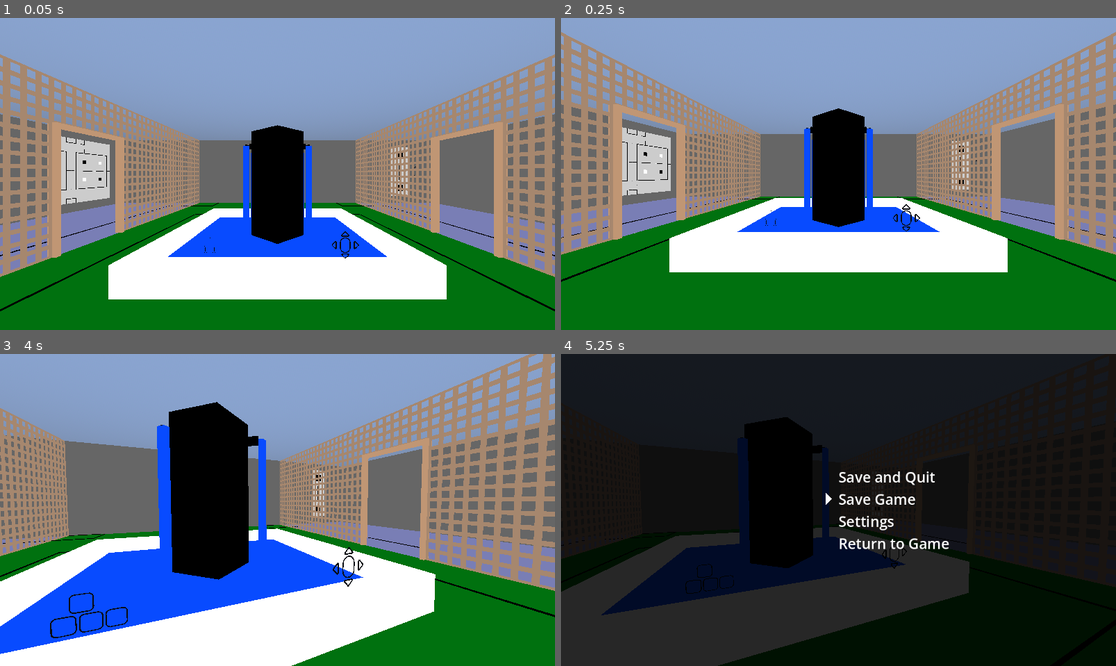
Above: before the commit, frames 1-4 (two rows, left to right).
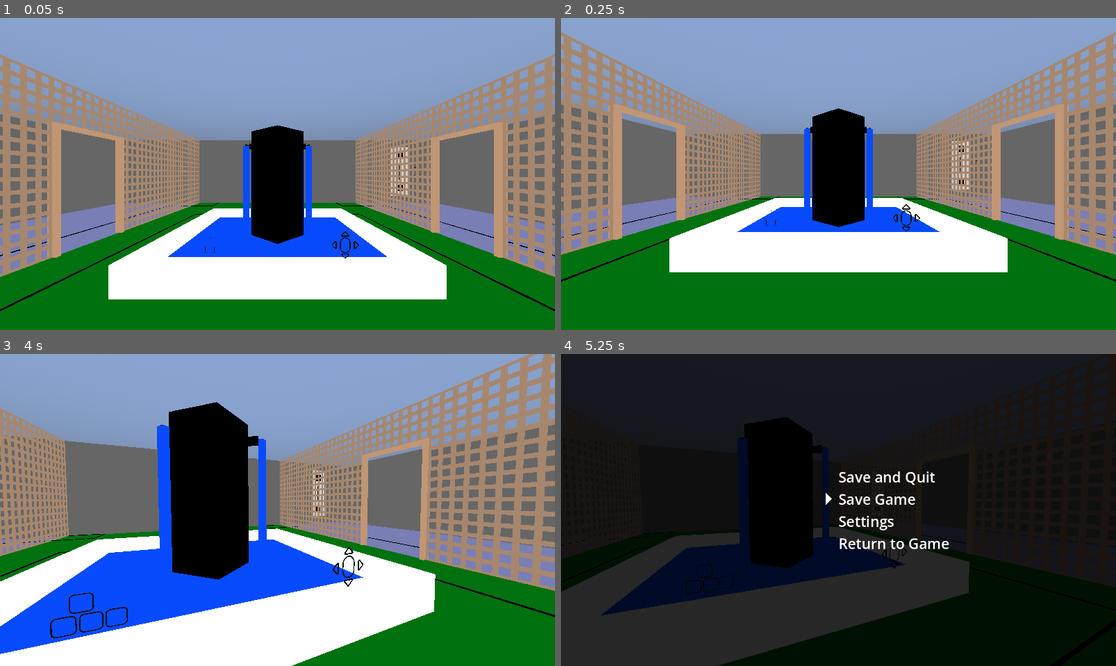
Above: after the commit, the same moments.

Repository: MarkRoss470/grid-puzzle-game
Game: Godot game, scene res://Main.tscn
Two runs of this game, one before a commit and one after it. Both use one fixed random seed, a clock stepped at 60 frames per second and the inputs below.
Inputs (mouse positions are in pixels of both pictures, inside the frame that each line leads up to):
- Up to frame 1 (0.05 s): no input
- Up to frame 2 (0.25 s): no input
- Up to frame 3 (4 s): tap Enter (ui_accept) at 0.5, 0.6, 0.77, 1.07, 1.52, 1.55, 1.82, 2, 2.3, 2.85, 3.02, 3.32, 3.77, 3.8 s; move the mouse to (271, 516) at 0.52 s; hold W (move_forward) 0.53-2.03 s; click (271, 516) at 0.67 s; move the mouse to (316, 513) at 1.27 s; tap Space (free_mouse) at 1.35, 3.6 s; click (316, 513) at 1.42 s; move the mouse to (111, 463) at 2.02 s; hold Shift (run) 2.03-2.78 s; hold A (move_left) 2.03-3.53 s; click (111, 463) at 2.17 s; tap R (reset) at 2.75 s; move the mouse to (305, 510) at 2.77 s; click (305, 510) at 2.92 s; move the mouse to (194, 432) at 3.52 s; hold S (move_backward) from 3.53 s (still down); click (194, 432) at 3.67 s
- Up to frame 4 (5.25 s): tap Enter (ui_accept) at 4.07, 4.52, 4.55, 4.82, 5, 5.1 s; tap Escape (pause) at 4.15 s; move the mouse to (960, 494) at 4.27 s; release S (move_backward) at 4.28 s; hold D (move_right) 4.28-5.03 s; tap Shift (run) at 4.35 s; click (960, 494) at 4.42 s; move the mouse to (727, 525) at 5.02 s; hold W (move_forward) from 5.03 s (still down); click (727, 525) at 5.17 s

The runs differ from the first frame. In frame 1, 1.7% of the frame differs, in the area x 11-20%, y 37-60%; in frame 2, 1.7%; in frame 3, less than 0.1%; in frame 4, less than 0.1%.

Commit message:
Added save / load system

Diff:
--- a/Main.tscn
+++ b/Main.tscn
@@ -400,9 +400,9 @@
 transform = Transform3D(1, 0, 0, 0, 1, 0, 0, 0, 1, -2.4, 0, 0)
 shape = SubResource("BoxShape3D_2v0sw")
 
-[node name="Splitter" type="Node" parent="Courtyard/Final Puzzle and Doors"]
+[node name="Splitter" type="Node" parent="Courtyard/Final Puzzle and Doors" node_paths=PackedStringArray("targets")]
 script = ExtResource("5_t78nx")
-target_paths = Array[NodePath]([NodePath("../Left Wire"), NodePath("../Right Wire")])
+targets = [NodePath("../Left Wire"), NodePath("../Right Wire")]
 params = Array[int]([0, 0])
 
 [node name="Right Wire" type="Path3D" parent="Courtyard/Final Puzzle and Doors" node_paths=PackedStringArray("on_complete")]
@@ -445,10 +445,10 @@
 mesh = SubResource("PlaneMesh_a654v")
 material = SubResource("StandardMaterial3D_3akgm")
 
-[node name="Squares Intro" type="Node3D" parent="Courtyard/Puzzles/Tutorial"]
+[node name="Squares Intro" type="Node3D" parent="Courtyard/Puzzles/Tutorial" node_paths=PackedStringArray("targets")]
 transform = Transform3D(-2.18557e-08, 0, -0.5, 0, 0.5, 0, 0.5, 0, -2.18557e-08, 9.5, 3.5, -8.5)
 script = ExtResource("5_t78nx")
-target_paths = Array[NodePath]([NodePath("Top Left"), NodePath("Top Right"), NodePath("Bottom Left"), NodePath("Bottom Right")])
+targets = [NodePath("Top Left"), NodePath("Top Right"), NodePath("Bottom Left"), NodePath("Bottom Right")]
 params = Array[int]([0, 0, 0, 0])
 
 [node name="Top Left" type="Node3D" parent="Courtyard/Puzzles/Tutorial/Squares Intro" node_paths=PackedStringArray("instance", "on_complete")]
@@ -491,10 +491,10 @@
 num_inputs = 4
 target = NodePath("../../Squares Practice")
 
-[node name="Squares Practice" type="Node3D" parent="Courtyard/Puzzles/Tutorial"]
+[node name="Squares Practice" type="Node3D" parent="Courtyard/Puzzles/Tutorial" node_paths=PackedStringArray("targets")]
 transform = Transform3D(-2.18557e-08, 0, -0.5, 0, 0.5, 0, 0.5, 0, -2.18557e-08, 9.5, 3.5, -2.5)
 script = ExtResource("5_t78nx")
-target_paths = Array[NodePath]([NodePath("Top Left"), NodePath("Bottom Right"), NodePath("Top Right"), NodePath("Bottom Left")])
+targets = [NodePath("Top Left"), NodePath("Bottom Right"), NodePath("Top Right"), NodePath("Bottom Left")]
 params = Array[int]([0, 0, 0, 0])
 
 [node name="Top Left" type="Node3D" parent="Courtyard/Puzzles/Tutorial/Squares Practice" node_paths=PackedStringArray("instance", "on_complete")]
@@ -537,10 +537,10 @@
 num_inputs = 4
 target = NodePath("../../Squares Challenges")
 
-[node name="Squares Challenges" type="Node3D" parent="Courtyard/Puzzles/Tutorial"]
+[node name="Squares Challenges" type="Node3D" parent="Courtyard/Puzzles/Tutorial" node_paths=PackedStringArray("targets")]
 transform = Transform3D(-4.37114e-08, 0, -1, 0, 1, 0, 1, 0, -4.37114e-08, 9.5, 3.5, 1.5)
 script = ExtResource("5_t78nx")
-target_paths = Array[NodePath]([NodePath("Left"), NodePath("Right"), NodePath("Reset Prompt")])
+targets = [NodePath("Left"), NodePath("Right"), NodePath("Reset Prompt")]
 params = Array[int]([0, 0, 0])
 
 [node name="Left" type="Node3D" parent="Courtyard/Puzzles/Tutorial/Squares Challenges" node_paths=PackedStringArray("instance", "on_complete")]
@@ -574,10 +574,10 @@
 script = ExtResource("6_4k3jo")
 target = NodePath("../../Coloured Squares Intro")
 
-[node name="Coloured Squares Intro" type="Node3D" parent="Courtyard/Puzzles/Tutorial"]
+[node name="Coloured Squares Intro" type="Node3D" parent="Courtyard/Puzzles/Tutorial" node_paths=PackedStringArray("targets")]
 transform = Transform3D(-0.429, 0, 3.75044e-08, 0, 0.429, 0, -3.75044e-08, 0, -0.429, 8.5, 3.5, 9.5)
 script = ExtResource("5_t78nx")
-target_paths = Array[NodePath]([NodePath("Top Left"), NodePath("Bottom Left"), NodePath("Bottom Right"), NodePath("Top Right")])
+targets = [NodePath("Top Left"), NodePath("Top Right"), NodePath("Bottom Left"), NodePath("Bottom Right")]
 params = Array[int]([0, 0, 0, 0])
 
 [node name="Top Left" type="Node3D" parent="Courtyard/Puzzles/Tutorial/Coloured Squares Intro" node_paths=PackedStringArray("instance", "on_complete")]
@@ -620,10 +620,10 @@
 num_inputs = 4
 target = NodePath("../../Coloured Squares Practice")
 
-[node name="Coloured Squares Practice" type="Node3D" parent="Courtyard/Puzzles/Tutorial"]
+[node name="Coloured Squares Practice" type="Node3D" parent="Courtyard/Puzzles/Tutorial" node_paths=PackedStringArray("targets")]
 transform = Transform3D(-0.5, 0, 1.49012e-08, 0, 0.5, 0, -1.49012e-08, 0, -0.5, 4.5, 3.5, 9.5)
 script = ExtResource("5_t78nx")
-target_paths = Array[NodePath]([NodePath("Top Left"), NodePath("Top Right"), NodePath("Bottom Left"), NodePath("Bottom Right")])
+targets = [NodePath("Top Left"), NodePath("Top Right"), NodePath("Bottom Left"), NodePath("Bottom Right")]
 params = Array[int]([0, 0, 0, 0])
 
 [node name="Top Left" type="Node3D" parent="Courtyard/Puzzles/Tutorial/Coloured Squares Practice" node_paths=PackedStringArray("instance", "on_complete")]
@@ -674,10 +674,10 @@
 on_complete = NodePath("../Key Puzzles Intro")
 load_on_start = false
 
-[node name="Key Puzzles Intro" type="Node3D" parent="Courtyard/Puzzles/Tutorial"]
+[node name="Key Puzzles Intro" type="Node3D" parent="Courtyard/Puzzles/Tutorial" node_paths=PackedStringArray("targets")]
 transform = Transform3D(-0.375, 0, -5.66234e-08, 0, 0.375, 0, 5.66234e-08, 0, -0.375, -5.5, 3.5, 9.5)
 script = ExtResource("5_t78nx")
-target_paths = Array[NodePath]([NodePath("Top Left"), NodePath("Top Right"), NodePath("Bottom Left"), NodePath("Bottom Right"), NodePath("Right Click Prompt")])
+targets = [NodePath("Top Left"), NodePath("Top Right"), NodePath("Bottom Left"), NodePath("Bottom Right"), NodePath("Right Click Prompt")]
 params = Array[int]([0, 0, 0, 0, 0])
 
 [node name="Top Left" type="Node3D" parent="Courtyard/Puzzles/Tutorial/Key Puzzles Intro" node_paths=PackedStringArray("key_hint_tile", "instance", "on_complete")]
@@ -786,10 +786,10 @@
 num_inputs = 4
 target = NodePath("../../Key Puzzles Practice")
 
-[node name="Key Puzzles Practice" type="Node3D" parent="Courtyard/Puzzles/Tutorial"]
+[node name="Key Puzzles Practice" type="Node3D" parent="Courtyard/Puzzles/Tutorial" node_paths=PackedStringArray("targets")]
 transform = Transform3D(-1.45559e-08, 0, 0.333, 0, 0.333, 0, -0.333, 0, -1.45559e-08, -9.5, 3.5, 8.5)
 script = ExtResource("5_t78nx")
-target_paths = Array[NodePath]([NodePath("Top Left"), NodePath("Bottom Left"), NodePath("Top Right"), NodePath("Bottom Right")])
+targets = [NodePath("Top Left"), NodePath("Bottom Left"), NodePath("Top Right"), NodePath("Bottom Right")]
 params = Array[int]([0, 0, 0, 0])
 
 [node name="Top Left" type="Node3D" parent="Courtyard/Puzzles/Tutorial/Key Puzzles Practice" node_paths=PackedStringArray("key_hint_tile", "instance", "on_complete")]
@@ -972,6 +972,7 @@
 puzzle_design = ExtResource("48_2l0wa")
 instance = NodePath("../../../../Tile")
 on_complete_param = null
+load_on_start = false
 tile_animation_time = null
 tile_animation_offset = null
 colour_base = null
--- a/project.godot
+++ b/project.godot
@@ -18,6 +18,7 @@
 [autoload]
 
 Settings="*res://scripts/Settings.gd"
+SaveManager="*res://scripts/SaveManager.gd"
 
 [editor_plugins]
 
--- a/scripts/CharacterController.gd
+++ b/scripts/CharacterController.gd
@@ -28,6 +28,19 @@
 
 # Called when the node enters the scene tree for the first time.
 func _ready():
+	self.add_to_group("savable")
+
+	if SaveManager.contains_key("player"):
+		var saved_state = SaveManager.get_state("player")
+
+		position.x = saved_state.position[0]
+		position.y = saved_state.position[1]
+		position.z = saved_state.position[2]
+
+		camera.rotation.x = saved_state.rotation[0]
+		camera.rotation.y = saved_state.rotation[1]
+		camera.rotation.z = saved_state.rotation[2]
+
 	Input.set_mouse_mode(Input.MOUSE_MODE_CAPTURED)
 
 	Settings.register_callback("mouse_sensitivity", func(new_value):
@@ -116,3 +129,9 @@
 		else:
 			Input.set_mouse_mode(Input.MOUSE_MODE_VISIBLE)
 			mouse_is_free = true
+
+func save():
+	SaveManager.set_state("player", {
+		"position": [position.x, position.y, position.z],
+		"rotation": [camera.rotation.x, camera.rotation.y, camera.rotation.z],
+	})
--- a/scripts/PauseMenu.gd
+++ b/scripts/PauseMenu.gd
@@ -135,10 +135,10 @@
 	if current_menu == Menu.PAUSE:
 		match selected:
 			PauseMenuItems.SAVE_AND_QUIT:
-				# TODO: save game first
+				SaveManager.save_all()
 				get_tree().quit()
 			PauseMenuItems.SAVE_GAME:
-				pass # TODO: save game
+				SaveManager.save_all()
 			PauseMenuItems.SETTINGS:
 				set_menu(Menu.SETTINGS)
 			PauseMenuItems.RETURN_TO_GAME:
--- a/scripts/PuzzleResponses/PuzzleResponseCombiner.gd
+++ b/scripts/PuzzleResponses/PuzzleResponseCombiner.gd
@@ -15,7 +15,7 @@
 
 	# If all the inputs are true, call the target's on_puzzle_solve_immediate
 	if solved_prevs.all(func(b): return b):
-		target.on_puzzle_solve_immediate(target_param)
+		(func(): target.on_puzzle_solve_immediate(target_param)).call_deferred()
 
 # Called on correct solution
 func on_puzzle_solve(i: int):
--- a/scripts/PuzzleResponses/PuzzleResponseObjectMotion.gd
+++ b/scripts/PuzzleResponses/PuzzleResponseObjectMotion.gd
@@ -22,7 +22,7 @@
 # Called if the puzzle was loaded as solved from a saved game
 # Should have the same effect as on_puzzle_solve but instantly
 func on_puzzle_solve_immediate(_i: int):
-	transform = end_transform
+	transform_progress = 1
 	solved = true
 
 # Called on correct solution
--- a/scripts/PuzzleResponses/PuzzleResponseSplitter.gd
+++ b/scripts/PuzzleResponses/PuzzleResponseSplitter.gd
@@ -2,10 +2,9 @@
 
 # Export parameters go here
 
-@export var target_paths: Array[NodePath]
 # This is to get around a bug in godot where Array[Node] can't be assigned to correctly
 # Should be changed when that is fixed
-@onready var targets := target_paths.map(get_node)
+@export var targets: Array[Node]
 
 @export var params: Array[int]
 @export var load_on_start := false
@@ -13,8 +12,11 @@
 # Called if the puzzle was loaded as solved from a saved game
 # Should have the same effect as on_puzzle_solve but instantly
 func on_puzzle_solve_immediate(_i: int):
+	print("Splitting immediately (", self.get_path(), ")")
+	print(targets)
+
 	for i in len(targets):
-		targets[i].on_puzzle_solve_immediate(params[i])
+		(func(): targets[i].on_puzzle_solve_immediate(params[i])).call_deferred()
 
 # Called on correct solution
 func on_puzzle_solve(_i: int):
@@ -28,6 +30,8 @@
 
 # Called when the node enters the scene tree for the first time.
 func _ready():
+	add_to_group("savable")
+
 	if load_on_start:
 		on_puzzle_solve_immediate(0)
 
--- a/scripts/PuzzleResponses/PuzzleResponseWire.gd
+++ b/scripts/PuzzleResponses/PuzzleResponseWire.gd
@@ -33,7 +33,7 @@
 func on_puzzle_solve_immediate(_i: int):
 	completed = true
 	signal_travel = 1
-	on_complete.on_puzzle_solve_immediate(on_complete_param)
+	(func(): on_complete.on_puzzle_solve_immediate(on_complete_param)).call_deferred()
 	wire_material.set_shader_parameter("signal_travel", signal_travel)
 
 # Called on correct solution
--- a/scripts/Puzzles/Puzzle.gd
+++ b/scripts/Puzzles/Puzzle.gd
@@ -40,6 +40,8 @@
 # Colours for a correct solution
 @export var colour_solved_base: Color = Color(0.6, 1, 0.6)
 @export var colour_solved_hover: Color = Color(0.5, 1, 0.5)
+
+var loaded := false
 
 # An array of all the tile load / unloads occuring
 # Each item is of the format [direction, progress]
@@ -63,8 +65,6 @@
 
 # Called when the node enters the scene tree for the first time.
 func _ready():
-	# TODO: load puzzle state from saved game
-
 	self.add_to_group("puzzles")
 	self.add_to_group("savable")
 
@@ -74,10 +74,27 @@
 		current_state.append([])
 		for y in puzzle_design.height:
 			tiles[x].append(null)
-			current_state[x].append(puzzle_design.icons[x][y].rotation)
+			current_state[x].append(0)
+
+	if SaveManager.contains_key(get_unique_string()):
+		var saved_state = SaveManager.get_state(get_unique_string())
+
+		for x in puzzle_design.width:
+			for y in puzzle_design.height:
+				current_state[x][y] = int(saved_state.rotations[x][y])
+
+		is_solved = saved_state.solved
+
+		if is_solved:
+			on_puzzle_solve_immediate(0)
+	else:
+		for x in puzzle_design.width:
+			for y in puzzle_design.height:
+				current_state[x][y] = puzzle_design.icons[x][y].rotation
 
 	# Load puzzles that should always be active
-	if load_on_start: on_puzzle_solve_immediate(0)
+	if load_on_start:
+		on_puzzle_solve_immediate(0)
 
 func add_wipe(direction: int):
 	last_wipe_direction = direction
@@ -89,6 +106,8 @@
 
 # Loads the puzzle with animation
 func load_puzzle():
+	loaded = true
+
 	# Don't load the puzzle if it's already loaded
 	if last_wipe_direction != 1:
 		add_wipe(1)
@@ -98,12 +117,19 @@
 
 # Unloads the puzzle with animation
 func unload_puzzle():
+	loaded = false
+
 	# Don't unload the puzzle if it's already not loaded
 	if last_wipe_direction != -1:
 		add_wipe(-1)
 
 # Loads the puzzle with no animation
 func on_puzzle_solve_immediate(_i: int):
+	# Don't load the puzzle more than once
+	if loaded: return
+
+	loaded = true
+
 	# Loop over columns in puzzle
 	for x in puzzle_design.width:
 		# Loop over cells in column
@@ -122,6 +148,9 @@
 
 	last_wipe_direction = 1
 	reset_tile_colours()
+
+	if is_solved and on_complete != null:
+		(func(): on_complete.on_puzzle_solve_immediate(on_complete_param)).call_deferred()
 
 # Called by a cell when it is clicked
 # direction = 1 -> clockwise
@@ -324,3 +353,18 @@
 
 func on_puzzle_unsolve(_i: int):
 	pass
+
+func get_unique_string() -> String:
+	return "puzzle_" + puzzle_design.resource_path
+
+func save():
+	# Don't save puzzles which are not loaded
+	# in order not to pollute the save file with unneeded data
+	if !loaded: return
+
+	var puzzle_state = {
+		"rotations": current_state,
+		"solved": is_solved,
+	}
+
+	SaveManager.set_state(get_unique_string(), puzzle_state)
--- a/scripts/Puzzles/SymbolPuzzle.gd
+++ b/scripts/Puzzles/SymbolPuzzle.gd
@@ -3,6 +3,7 @@
 
 class_name SymbolPuzzle
 
+# The regions of the current state
 var regions: Array[SolutionChecker.Region]
 
 func _ready():
--- /dev/null
+++ b/scripts/SaveManager.gd
@@ -0,0 +1,59 @@
+extends Node
+
+const default_save_path := "res://saves/default_save.json"
+const save_path := "user://save.json"
+
+var states: Dictionary
+
+# The time in seconds since the last time the game was saved
+var time_since_last_save := 0.0
+# Autosave every 2 minutes
+const seconds_between_autosaves := 120.0
+
+
+# Called when the node enters the scene tree for the first time.
+func _ready():
+	# If there is already a user settings file, read it
+	if FileAccess.file_exists(save_path):
+		var save_file := FileAccess.open(save_path, FileAccess.READ)
+		states = JSON.parse_string(save_file.get_as_text())
+	# Otherwise, use the default settings
+	else:
+		# Read the default save
+		var default_settings_file := FileAccess.open(default_save_path, FileAccess.READ)
+		var default_save: Dictionary = JSON.parse_string(default_settings_file.get_as_text())
+		states = default_save.duplicate()
+
+# Gets whether the given key is in the save file
+func contains_key(key: String) -> bool:
+	return states.has(key)
+
+# Gets the state for the given key
+func get_state(key: String) -> Variant:
+	return states[key]
+
+# Sets the state for the given key
+func set_state(key: String, value: Variant):
+	states[key] = value
+
+# Makes all nodes in the `savable` group save their state, then write the save file
+func save_all():
+	# Call the `save` method on all nodes
+	get_tree().call_group("savable", "save")
+
+	# Write the save file as JSON
+	var save_file := FileAccess.open(save_path, FileAccess.WRITE)
+	save_file.store_string(JSON.stringify(states))
+
+	time_since_last_save = 0
+
+# Called every frame. 'delta' is the elapsed time since the previous frame.
+func _process(delta):
+	time_since_last_save += delta
+
+	if time_since_last_save > seconds_between_autosaves:
+		SaveManager.save_all()
+
+func _notification(what):
+	if what == NOTIFICATION_WM_CLOSE_REQUEST:
+		SaveManager.save_all()
